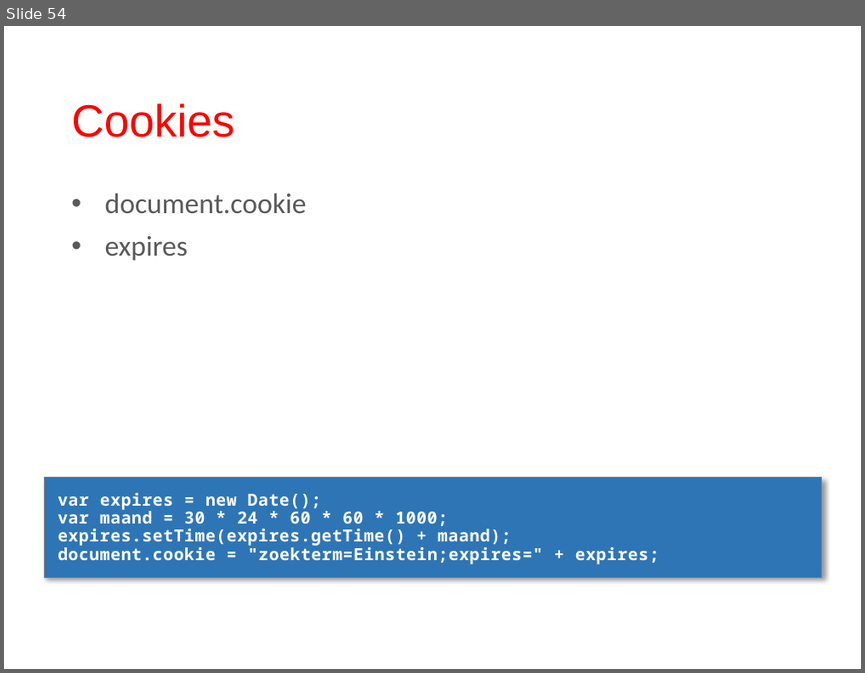
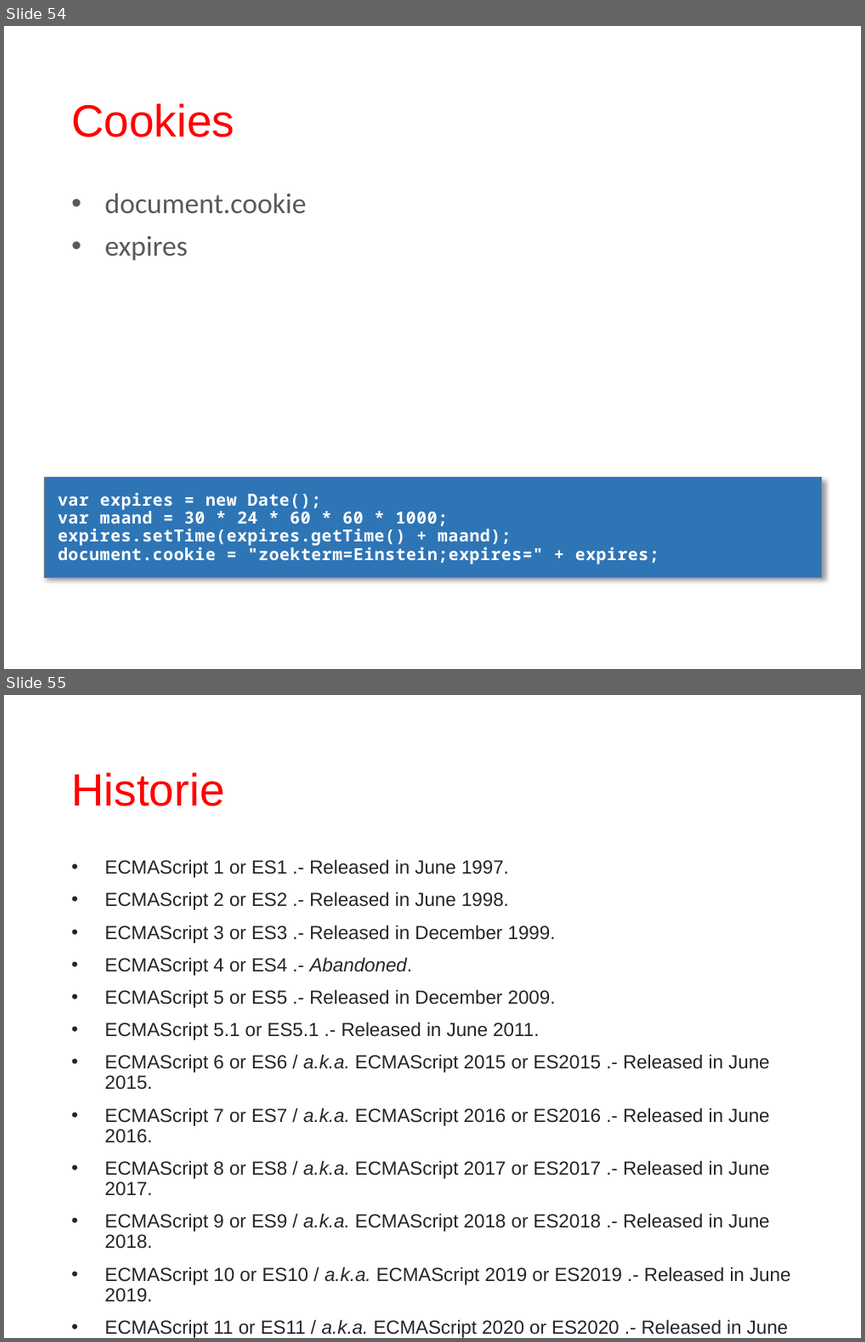
Before and after one commit to PeterAnema/javascript_fundamentals, a slide deck: slides.pptx. Shown one above the other, each under a label of ours: slide 54 before the commit, slides 54 and 55 after it. The pictures are 865x673 and 865x1342 pixels, drawn with LibreOffice and Linux fonts; fonts in the diff are those of the drawing; background and template pictures are left out. Boxes give left, top, right and bottom in pixels: in the first picture for what was removed or moved away, otherwise in the second. Text is boxed around its words. In the diff, an @@ line names an element or a change of style, - is before the commit and + after.

Commit message:
Update

```diff
--- a/slides.pptx
+++ b/slides.pptx
@@ slide 55 added at [4, 695, 861, 1338], background #FFFFFF @@
@@ title added at [71, 772, 224, 806], 38 pt, text #FF0000 @@
+Historie
@@ text added at [105, 859, 790, 1338], 16 pt, text #212529 @@
+• ECMAScript 1 or ES1 .- Released in June 1997.
+• ECMAScript 2 or ES2 .- Released in June 1998.
+• ECMAScript 3 or ES3 .- Released in December 1999.
+• ECMAScript 4 or ES4 .- Abandoned.
+• ECMAScript 5 or ES5 .- Released in December 2009.
+• ECMAScript 5.1 or ES5.1 .- Released in June 2011.
+• ECMAScript 6 or ES6 / a.k.a. ECMAScript 2015 or ES2015 .- Released in June 2015.
+• ECMAScript 7 or ES7 / a.k.a. ECMAScript 2016 or ES2016 .- Released in June 2016.
+• ECMAScript 8 or ES8 / a.k.a. ECMAScript 2017 or ES2017 .- Released in June 2017.
+• ECMAScript 9 or ES9 / a.k.a. ECMAScript 2018 or ES2018 .- Released in June 2018.
+• ECMAScript 10 or ES10 / a.k.a. ECMAScript 2019 or ES2019 .- Released in June 2019.
+• ECMAScript 11 or ES11 / a.k.a. ECMAScript 2020 or ES2020 .- Released in June 2020.
+• ECMAScript 12 or ES12 / a.k.a. ECMAScript 2021 or ES2021 .- Released in June 2021.
```
Also in this commit, not shown: 3 other slides added.
